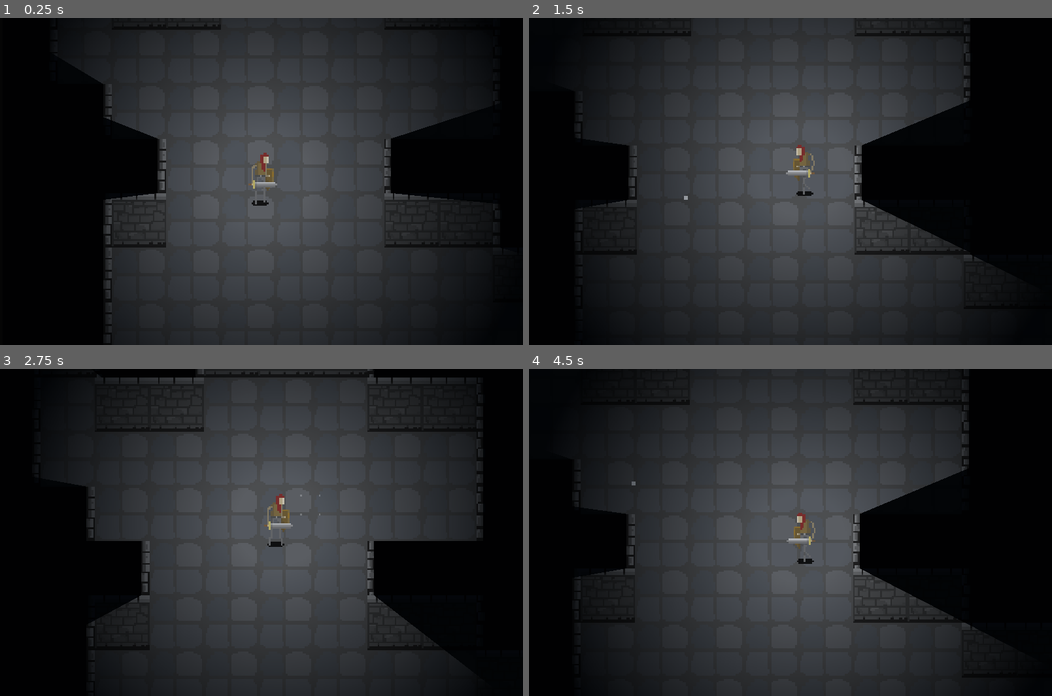
Above: before the commit, frames 1-4 (two rows, left to right).
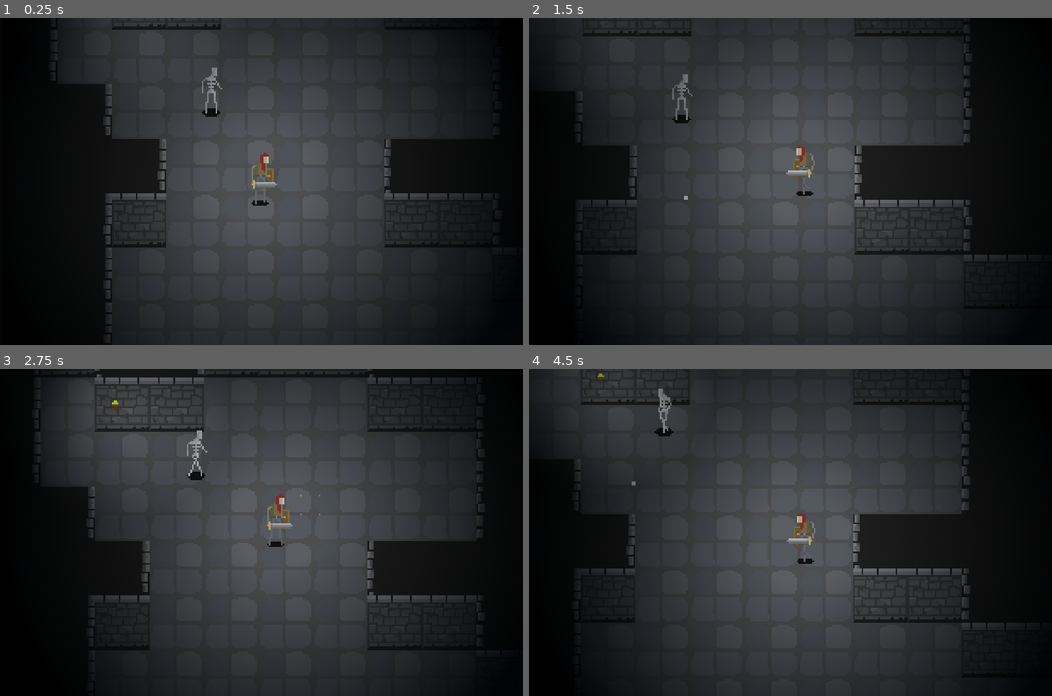
Above: after the commit, the same moments.

Repository: jonlemur/GDRPG
Game: Godot game, scene res://test.tscn
The game is run twice, just before and just after one commit, with the same random seed, the same clock (stepped at 60 frames per second) and the same inputs.
Inputs (mouse positions are in pixels of both pictures, inside the frame that each line leads up to):
- Up to frame 1 (0.25 s): no input
- Up to frame 2 (1.5 s): move the mouse to (905, 165) at 0.52 s; click (905, 165) at 0.67 s; move the mouse to (685, 197) at 1.27 s; click (685, 197) at 1.42 s
- Up to frame 3 (2.75 s): move the mouse to (313, 460) at 2.02 s; click (313, 460) at 2.17 s
- Up to frame 4 (4.5 s): move the mouse to (764, 597) at 2.77 s; click (764, 597) at 2.92 s; move the mouse to (947, 581) at 3.52 s; click (947, 581) at 3.67 s; move the mouse to (633, 483) at 4.27 s; click (633, 483) at 4.42 s

The runs differ from the first frame. In frame 1, 2.4% of the frame differs, in the area x 10-94%, y 0-56%; in frame 2, 5.7%; in frame 3, 6.8%; in frame 4, 9.1%, in the area x 0-93%, y 0-80%.

Commit message:
sprint 2 WIP

Diff:
--- a/Test/NavTestD.gd
+++ b/Test/NavTestD.gd
@@ -12,10 +12,6 @@
 onready var playerAnim = get_node("player/AnimatedSprite")
 
 onready var clickAnim = preload("res://sceneAssets/clickAnim.tscn")
-
-func _ready():
-	#var player = get_node("player")
-	pass
 
 func _process(delta):
 	if path.size() > 1:
@@ -58,7 +54,6 @@
 		#print(get_node("agent/Camera2D").get_local_mouse_position())
 		var mPos = get_node("player/Camera2D").get_global_mouse_position()
 
-
 		playerAnim.play("walk")
 		if mPos.x < player.position.x:
 			playerAnim.flip_h  =true
--- a/Test/project.godot
+++ b/Test/project.godot
@@ -12,7 +12,7 @@
 
 config/name="GD-RPG-test"
 run/main_scene="res://test.tscn"
-config/icon="res://icon.png"
+config/icon="res://sceneAssets/player/player_idle.png"
 
 [display]
 
--- /dev/null
+++ b/Test/sceneAssets/flickerLight.gd
@@ -0,0 +1,25 @@
+extends Light2D
+
+var lightStrength = [0.3, 0.5, 0.6, 0.8]
+var timer= 0
+
+var currentLighStrength = 0.5
+var newLightValue = 0.5
+
+func _process(delta):
+	timer +=1
+
+	if timer== 10:
+		var randInt = randi()%3+1
+
+		newLightValue = lightStrength[randInt]
+
+		timer = 0
+
+	if currentLighStrength != newLightValue:
+		if currentLighStrength < newLightValue:
+			currentLighStrength+=0.01
+			self.energy = currentLighStrength
+		else:
+			currentLighStrength-=0.01
+			self.energy = currentLighStrength
--- /dev/null
+++ b/Test/sceneAssets/skeleton/skeleton.gd
@@ -0,0 +1,71 @@
+extends Node2D
+
+# Global variables
+const SPEED = 30.0
+
+var start = self.position
+
+var begin = Vector2()
+var end = Vector2()
+var path = []
+var walking = false
+
+onready var navNode = get_node("../Navigation2D")
+onready var anim = get_node("AnimatedSprite")
+onready var timer = Timer.new()
+
+func _ready():
+	start = self.position
+
+	timer.connect("timeout",self,"_on_Timer_timeout")
+	add_child(timer)
+	timer.set_wait_time(2)
+	timer.start() #to start
+
+func _on_Timer_timeout():
+	begin = self.position
+	var randomMoveX = rand_range(-50,50)
+	var randomMoveY = rand_range(-50,50)
+	end = Vector2((start.x + randomMoveX),(start.y + randomMoveY))
+	if end.x<self.position.x:
+		anim.flip_h = true
+	else:
+		anim.flip_h = false
+	anim.play("walk")
+	_update_path()
+
+
+func _process(delta):
+	if path.size() > 1 and walking:
+		var to_walk = delta * SPEED
+		while to_walk > 0 and path.size() >= 2:
+			var pfrom = path[path.size() - 1]
+			var pto = path[path.size() - 2]
+			var d = pfrom.distance_to(pto)
+			if d <= to_walk:
+				path.remove(path.size() - 1)
+				to_walk -= d
+			else:
+				path[path.size() - 1] = pfrom.linear_interpolate(pto, to_walk/d)
+				to_walk = 0
+
+		var atpos = path[path.size() - 1]
+		self.position = atpos
+
+		if path.size() < 2:
+			path = []
+			#set_process(false)
+			walking = false
+			anim.play("idle")
+	else:
+		#set_process(false)
+		walking=false
+		anim.play("idle")
+
+
+func _update_path():
+	var p = navNode.get_simple_path(begin, end, true)
+	path = Array(p) # PoolVector2Array too complex to use, convert to regular array
+	path.invert()
+	walking = true
+	#set_process(true)
--- /dev/null
+++ b/Test/sceneAssets/skeleton/skeleton.tscn
@@ -0,0 +1,42 @@
+[gd_scene load_steps=10 format=2]
+
+[ext_resource path="res://sceneAssets/skeleton/sprites/skelWalk0000.png" type="Texture" id=1]
+[ext_resource path="res://sceneAssets/skeleton/sprites/skelWalk0001.png" type="Texture" id=2]
+[ext_resource path="res://sceneAssets/skeleton/sprites/skelWalk0002.png" type="Texture" id=3]
+[ext_resource path="res://sceneAssets/skeleton/sprites/skelWalk0003.png" type="Texture" id=4]
+[ext_resource path="res://sceneAssets/skeleton/sprites/skelHurt0001.png" type="Texture" id=5]
+[ext_resource path="res://sceneAssets/skeleton/sprites/skelHit0000.png" type="Texture" id=6]
+[ext_resource path="res://sceneAssets/skeleton/sprites/skelHit0001.png" type="Texture" id=7]
+[ext_resource path="res://sceneAssets/skeleton/sprites/skelHurt0000.png" type="Texture" id=8]
+
+[sub_resource type="SpriteFrames" id=1]
+
+animations = [ {
+"frames": [ ExtResource( 1 ), ExtResource( 2 ), ExtResource( 3 ), ExtResource( 4 ) ],
+"loop": true,
+"name": "walk",
+"speed": 4.0
+}, {
+"frames": [ ExtResource( 5 ) ],
+"loop": false,
+"name": "hurt",
+"speed": 1.0
+}, {
+"frames": [ ExtResource( 6 ), ExtResource( 7 ) ],
+"loop": false,
+"name": "hit",
+"speed": 3.0
+}, {
+"frames": [ ExtResource( 8 ) ],
+"loop": true,
+"name": "idle",
+"speed": 1.0
+} ]
+
+[node name="skeleton" type="Node2D"]
+
+[node name="AnimatedSprite" type="AnimatedSprite" parent="." index="0"]
+
+position = Vector2( 0, -13.1371 )
+frames = SubResource( 1 )
+animation = "walk"
--- /dev/null
+++ b/Test/sceneAssets/torch.tscn
@@ -0,0 +1,37 @@
+[gd_scene load_steps=4 format=2]
+
+[ext_resource path="res://sceneAssets/spriteImages/torch.png" type="Texture" id=1]
+[ext_resource path="res://light.png" type="Texture" id=2]
+[ext_resource path="res://sceneAssets/flickerLight.gd" type="Script" id=3]
+
+[node name="Torch" type="Node2D"]
+
+[node name="Sprite" type="Sprite" parent="." index="0"]
+
+texture = ExtResource( 1 )
+
+[node name="Light2D" type="Light2D" parent="Sprite" index="0"]
+
+enabled = true
+editor_only = false
+texture = ExtResource( 2 )
+offset = Vector2( 0, 0 )
+texture_scale = 0.3
+color = Color( 1, 1, 1, 1 )
+energy = 0.4
+mode = 0
+range_height = 0.0
+range_z_min = -1024
+range_z_max = 1024
+range_layer_min = 0
+range_layer_max = 0
+range_item_cull_mask = 1
+shadow_enabled = false
+shadow_color = Color( 0, 0, 0, 0 )
+shadow_buffer_size = 2048
+shadow_gradient_length = 0.0
+shadow_filter = 0
+shadow_filter_smooth = 0.0
+shadow_item_cull_mask = 1
+script = ExtResource( 3 )
+_sections_unfolded = [ "Range" ]
--- a/Test/test.tscn
+++ b/Test/test.tscn
@@ -1,27 +1,30 @@
-[gd_scene load_steps=11 format=2]
+[gd_scene load_steps=14 format=2]
 
 [ext_resource path="res://testMain.gd" type="Script" id=1]
 [ext_resource path="res://NavTestD.gd" type="Script" id=2]
 [ext_resource path="res://dungeon_tileset01.res" type="TileSet" id=3]
-[ext_resource path="res://sceneAssets/player/player_idle.png" type="Texture" id=4]
-[ext_resource path="res://sceneAssets/player/walkAnim0000.png" type="Texture" id=5]
-[ext_resource path="res://sceneAssets/player/walkAnim0001.png" type="Texture" id=6]
-[ext_resource path="res://sceneAssets/player/walkAnim0002.png" type="Texture" id=7]
-[ext_resource path="res://sceneAssets/player/walkAnim0003.png" type="Texture" id=8]
+[ext_resource path="res://sceneAssets/player/walkAnim0000.png" type="Texture" id=4]
+[ext_resource path="res://sceneAssets/player/walkAnim0001.png" type="Texture" id=5]
+[ext_resource path="res://sceneAssets/player/walkAnim0002.png" type="Texture" id=6]
+[ext_resource path="res://sceneAssets/player/walkAnim0003.png" type="Texture" id=7]
+[ext_resource path="res://sceneAssets/player/player_idle.png" type="Texture" id=8]
 [ext_resource path="res://light.png" type="Texture" id=9]
+[ext_resource path="res://sceneAssets/torch.tscn" type="PackedScene" id=10]
+[ext_resource path="res://sceneAssets/skeleton/skeleton.tscn" type="PackedScene" id=11]
+[ext_resource path="res://sceneAssets/skeleton/skeleton.gd" type="Script" id=12]
 
 [sub_resource type="SpriteFrames" id=1]
 
 animations = [ {
-"frames": [ ExtResource( 4 ) ],
+"frames": [ ExtResource( 4 ), ExtResource( 5 ), ExtResource( 6 ), ExtResource( 7 ) ],
+"loop": true,
+"name": "walk",
+"speed": 4.0
+}, {
+"frames": [ ExtResource( 8 ) ],
 "loop": true,
 "name": "idle",
 "speed": 5.0
-}, {
-"frames": [ ExtResource( 5 ), ExtResource( 6 ), ExtResource( 7 ), ExtResource( 8 ) ],
-"loop": true,
-"name": "walk",
-"speed": 4.0
 } ]
 
 [node name="Node2D" type="Node2D" index="0"]
@@ -53,11 +56,13 @@
 occluder_light_mask = 1
 format = 1
 tile_data = PoolIntArray( -65535, 13, 0, -65534, 13, 0, -65533, 13, 0, -65532, 13, 0, -65531, 13, 0, -65530, 13, 0, -65 …(3299 unchanged characters)…
-_sections_unfolded = [ "Cell" ]
+_sections_unfolded = [ "Cell", "Z Index" ]
 
 [node name="player" type="Node2D" parent="Navigation2D" index="1"]
 
 position = Vector2( 185.061, 166.943 )
+z_index = 2
+_sections_unfolded = [ "Transform", "Z Index" ]
 
 [node name="AnimatedSprite" type="AnimatedSprite" parent="Navigation2D/player" index="0"]
 
@@ -83,7 +88,7 @@
 range_layer_min = 0
 range_layer_max = 0
 range_item_cull_mask = 1
-shadow_enabled = true
+shadow_enabled = false
 shadow_color = Color( 0, 0, 0, 0.469608 )
 shadow_buffer_size = 2048
 shadow_gradient_length = 0.0
@@ -122,3 +127,14 @@
 [node name="CanvasModulate" type="CanvasModulate" parent="." index="1"]
 
 color = Color( 0.0324097, 0.0489922, 0.0703125, 1 )
+
+[node name="Torch" parent="." index="2" instance=ExtResource( 10 )]
+
+position = Vector2( 107.872, 48.6203 )
+
+[node name="skeleton" parent="." index="3" instance=ExtResource( 11 )]
+
+position = Vector2( 154.866, 113.282 )
+z_index = 1
+script = ExtResource( 12 )
+_sections_unfolded = [ "Z Index" ]
--- a/Test/testMain.gd
+++ b/Test/testMain.gd
@@ -1,5 +1,4 @@
 extends Node2D
-
 
 func _ready():
 
Not shown, added: Test/export_presets.cfg
Binary file removed: Test/icon.png
Not shown, removed: Test/icon.png.import
Binary file added: Test/sceneAssets/skeleton/sprites/skelHit0000.png
Not shown, added: Test/sceneAssets/skeleton/sprites/skelHit0000.png.import
Binary file added: Test/sceneAssets/skeleton/sprites/skelHit0001.png
Not shown, added: Test/sceneAssets/skeleton/sprites/skelHit0001.png.import
Binary file added: Test/sceneAssets/skeleton/sprites/skelHit0002.png
Not shown, added: Test/sceneAssets/skeleton/sprites/skelHit0002.png.import
Binary file added: Test/sceneAssets/skeleton/sprites/skelHurt0000.png
Not shown, added: Test/sceneAssets/skeleton/sprites/skelHurt0000.png.import
Binary file added: Test/sceneAssets/skeleton/sprites/skelHurt0001.png
(and 38 more such lines)
